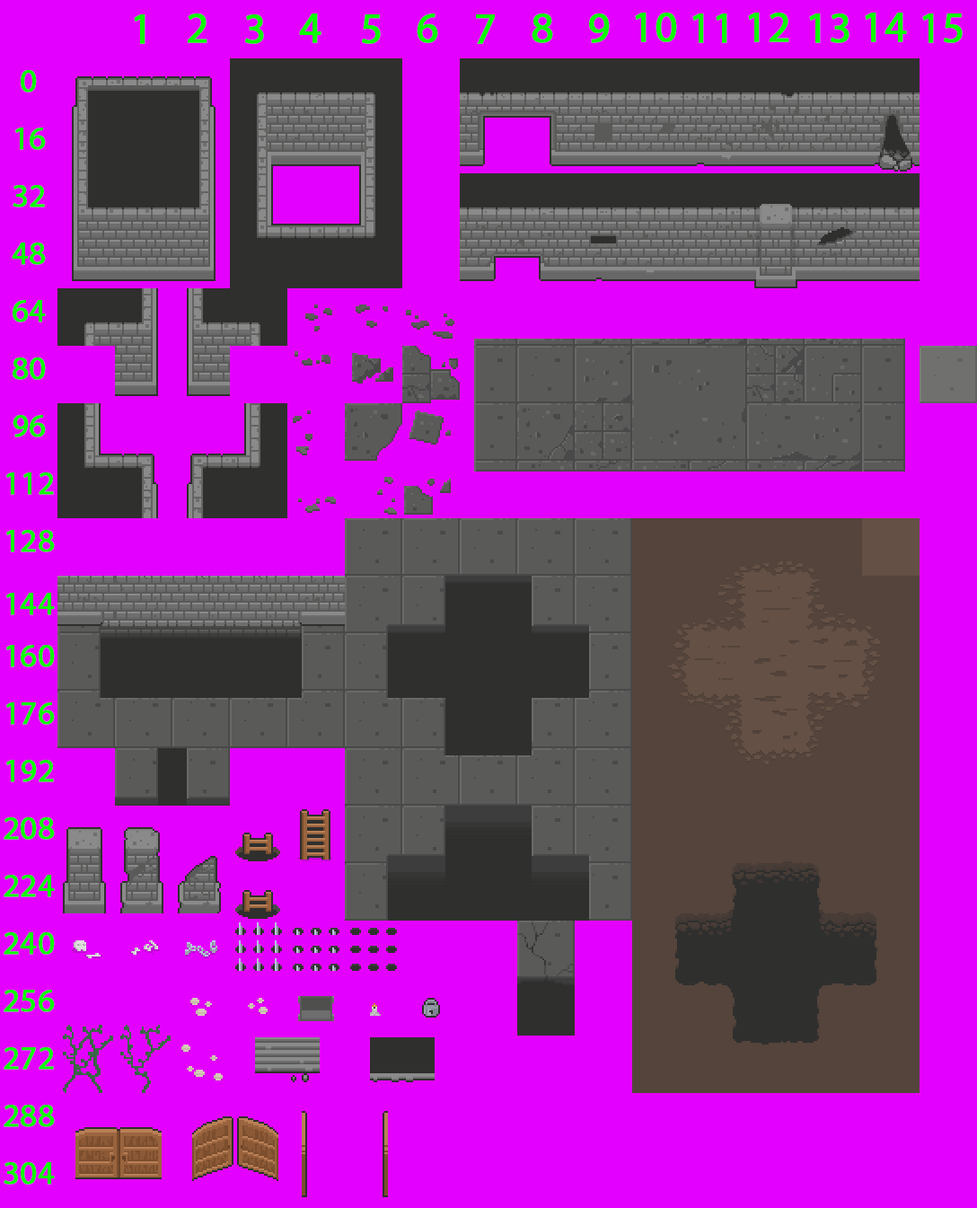
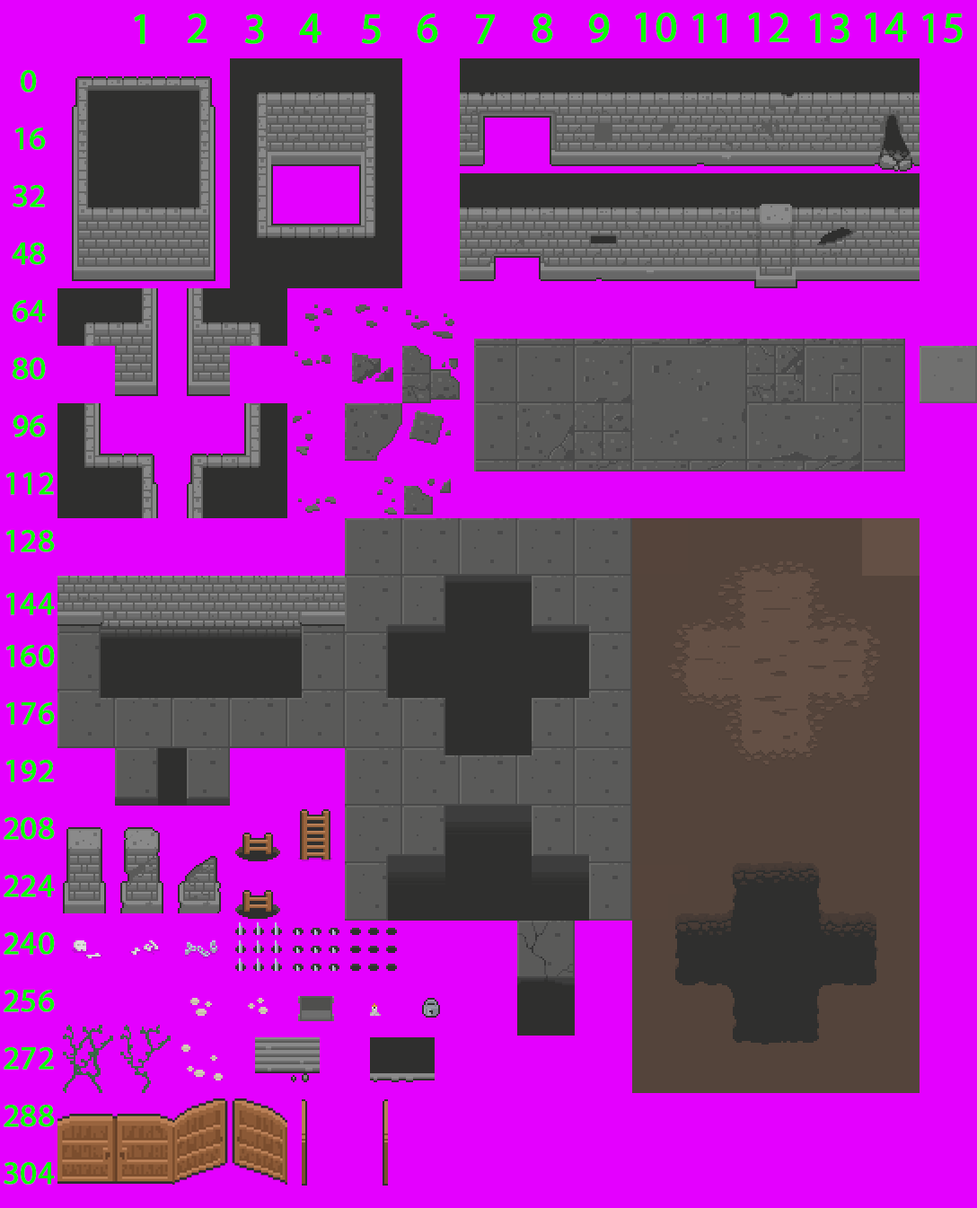
Comparing the layer stacks of the two w=977, h=1208 images. Changes:
painted on "Camada 1" over [57, 1097, 388, 1197]
